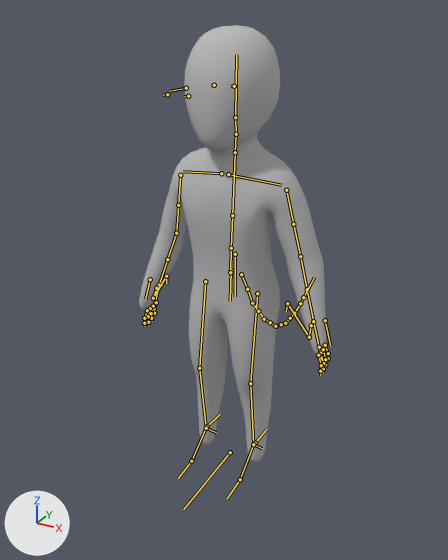
What one commit did to the Blender file BlenderStuff/PlayerAnim.blend.
Rendered twice from a 50 mm camera at (1.08, -2.02, 1.86) aimed at (-0.03, -0.01, 0.86). Arrows for +X, +Y and +Z are at lower left; the lights stay in place. The bones that bend it are drawn over the model as lines.

In view in the first picture: 'Human_Mesh'.
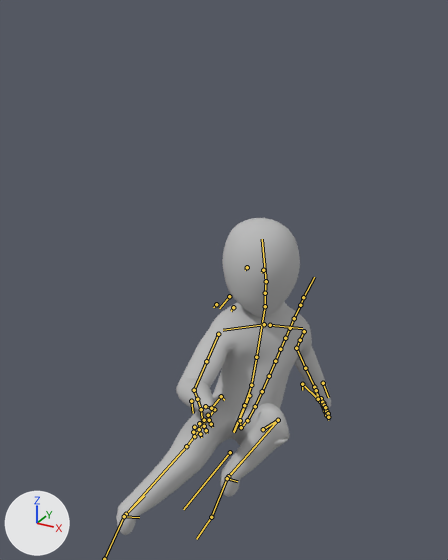
The newer file adds an action. The first version stands in its rest pose; the second is drawn at frame 12 of the action 'Movement_SlideGround'.

The change in detail:
Bone 'Hip_root' (bone_hip_root) moves from (0.0, 0.0, 0.0) to (0.0, 0.763, 0.153).
Bone 'Hip_root' (bone_hip_root) turns from (0, 0, 0) to (-55, -10, 14) degrees about its own x, y and z.
Bone 'spine.001' (bone_spine_001) turns from (0, 0, 0) to (11, 0, 3) degrees about its own x, y and z.
Bone 'spine.002' (bone_spine_002) turns from (0, 0, 0) to (18, 5, 9) degrees about its own x, y and z.
Bone 'spine.003' (bone_spine_003) turns from (0, 0, 0) to (9, 16, 5) degrees about its own x, y and z.
Bone 'Neck.001' (bone_neck_001) turns from (0, 0, 0) to (-14, -2, -12) degrees about its own x, y and z.
Bone 'Head' (bone_head) turns from (0, 0, 0) to (4, -39, 6) degrees about its own x, y and z.
Bone 'Clavicle.R' (bone_clavicle_r) turns from (0, 0, 0) to (13, -1, 16) degrees about its own x, y and z.
Bone 'Humerus.R' (bone_humerus_r) turns from (0, 0, 0) to (-21, 13, 19) degrees about its own x, y and z.
Bone 'Ulna.R' (bone_ulna_r) turns from (0, 0, 0) to (-49, 0, 0) degrees about its own x, y and z.
Bone 'Clavicle.L' (bone_clavicle_l) turns from (0, 0, 0) to (-6, -3, 7) degrees about its own x, y and z.
Bone 'Humerus.L' (bone_humerus_l) turns from (0, 0, 0) to (43, 6, -10) degrees about its own x, y and z.
Bone 'Ulna.L' (bone_ulna_l) turns from (0, 0, 0) to (-33, 0, 0) degrees about its own x, y and z.
Bone 'Foot_Control.R' (bone_foot_control_r) moves from (0.0, 0.0, 0.0) to (0.0, -0.613, 0.046).
Bone 'Foot_Control.L' (bone_foot_control_l) moves from (0.0, 0.0, 0.0) to (0.0, -0.245, -0.018).

Pixel boxes [x1, y1, x2, y2] of what changed, in the pictures (448 x 560 px):
'Human_Mesh', posed (15% wider, 27% shorter): before [139, 25, 326, 462]; after [116, 218, 331, 535]
bone 'Hip_root', root to tip: before (235, 254) to (235, 296); after (249, 395) to (234, 432)
bone 'spine.001', root to tip: before (230, 272) to (231, 248); after (244, 405) to (251, 385)
bone 'spine.002', root to tip: before (231, 248) to (232, 215); after (251, 385) to (256, 357)
bone 'spine.003', root to tip: before (232, 215) to (235, 152); after (256, 357) to (265, 306)
bone 'Neck.001', root to tip: before (235, 152) to (236, 134); after (265, 306) to (265, 293)
bone 'Head', root to tip: before (235, 117) to (236, 54); after (266, 281) to (262, 239)
bone 'Clavicle.R', root to tip: before (221, 173) to (183, 171); after (264, 324) to (223, 330)
bone 'Humerus.R', root to tip: before (180, 175) to (178, 205); after (218, 334) to (206, 361)
bone 'Ulna.R', root to tip: before (176, 233) to (167, 259); after (194, 390) to (197, 399)
bone 'Clavicle.L', root to tip: before (228, 174) to (281, 185); after (270, 325) to (302, 328)
bone 'Humerus.L', root to tip: before (286, 190) to (293, 224); after (304, 331) to (300, 340)
bone 'Ulna.L', root to tip: before (300, 256) to (307, 289); after (296, 348) to (305, 368)
bone 'Foot_Control.R', root to tip: before (207, 426) to (220, 414); after (126, 514) to (144, 495)
bone 'Foot_Control.L', root to tip: before (255, 443) to (266, 429); after (228, 476) to (242, 461)
